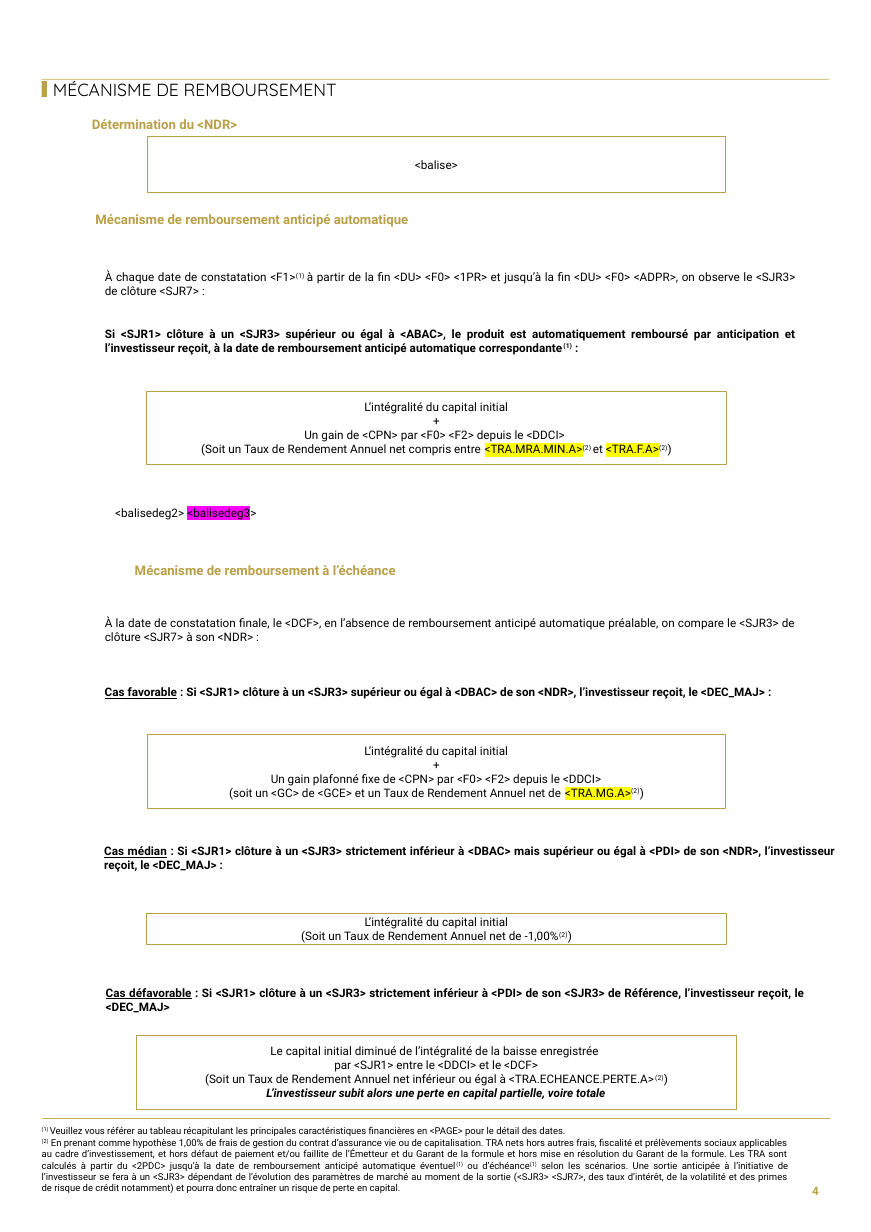
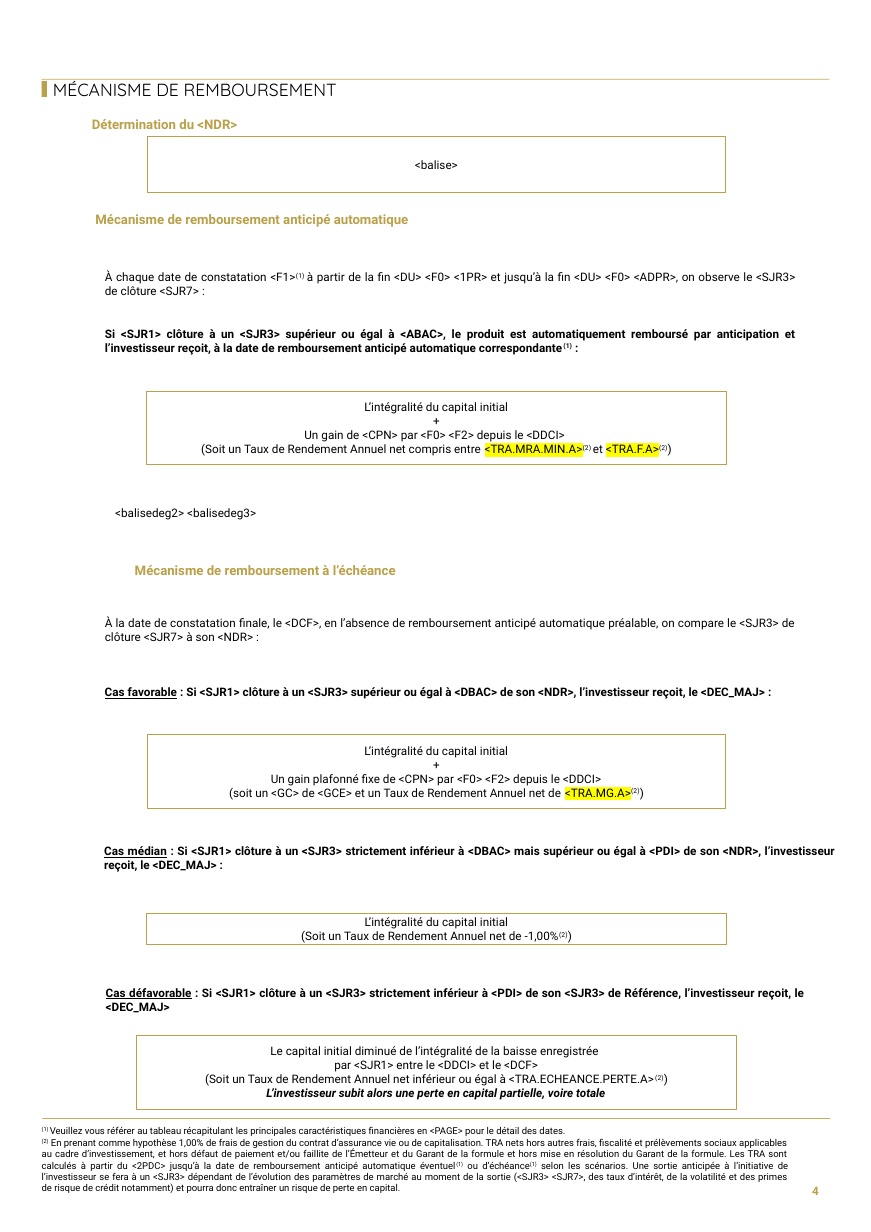
Before and after one commit to guillaumejacquin/Moulinette_Brochure_Equitim, a slide deck: slide 4 of Templates/morgan.pptx. Drawn at 871x1232 pixels with LibreOffice and Linux fonts; fonts in the diff are those of the drawing; background and template pictures are left out. Boxes give left, top, right and bottom in pixels: in the first picture for what was removed or moved away, otherwise in the second. Text is boxed around its words. In the diff, an @@ line names an element or a change of style, - is before the commit and + after.

```diff
--- a/Templates/morgan.pptx
+++ b/Templates/morgan.pptx
@@ text "<balisedeg2> <balisedeg3>" at (115,508,256,520): highlight #FF00FF to none in "<balisedeg3>" @@
```
Also in this commit, not shown: 6 other slides changed, 15 other files.
